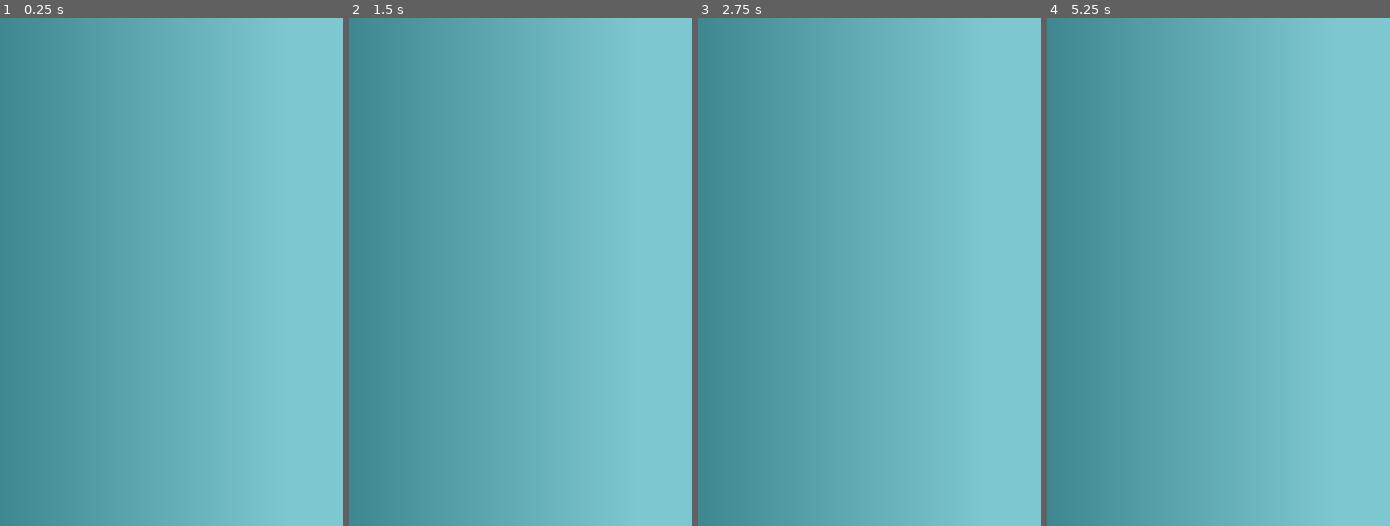
Above: before the commit, frames 1-4 (left to right).
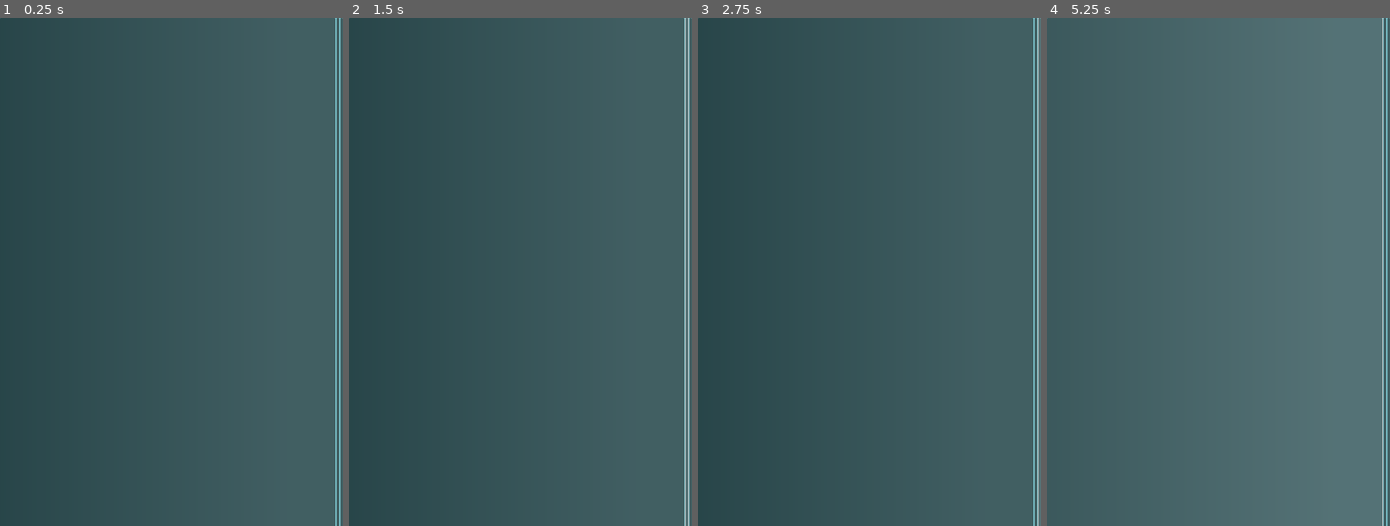
Above: after the commit, the same moments.

Repository: tyte103/coin-fill
Game: Godot game, scene res://Scenes/menu.tscn
The game is run twice, just before and just after one commit, with the same random seed, the same clock (stepped at 60 frames per second) and the same inputs. This scene is started directly instead of the project's main scene.
Inputs (mouse positions are in pixels of both pictures, inside the frame that each line leads up to; where the layout moved, square brackets give the same spot in the first picture):
- Up to frame 1 (0.25 s): no input
- Up to frame 2 (1.5 s): click (517, 322) [349, 322] at 0.5 s; click (688, 322) at 1.27 s
- Up to frame 3 (2.75 s): click (1040, 322) at 2.02 s
- Up to frame 4 (5.25 s): click (1215, 322) [1047, 322] at 2.75 s; click (1386, 322) at 3.52 s; click (1389, 322) at 4.27 s; click (1215, 322) [1047, 322] at 5 s

The runs differ from the first frame. In frame 1, 99% of the frame differs, in the area x 0-100%, y 0-100%; in frame 2, 100%; in frame 3, 99%; in frame 4, 99%.

Commit message:
buttonTest

Diff:
--- a/Scenes/menu.tscn
+++ b/Scenes/menu.tscn
@@ -15,6 +15,12 @@
 offset_right = 40.0
 offset_bottom = 40.0
 
+[node name="TextureRect" type="TextureRect" parent="Control"]
+layout_mode = 0
+offset_right = 1080.0
+offset_bottom = 1920.0
+texture = SubResource("GradientTexture1D_1rerr")
+
 [node name="HBoxContainer" type="HBoxContainer" parent="Control"]
 layout_mode = 1
 anchors_preset = -1
@@ -25,9 +31,10 @@
 
 [node name="Button" type="Button" parent="Control/HBoxContainer"]
 layout_mode = 2
+size_flags_horizontal = 3
 
-[node name="TextureRect" type="TextureRect" parent="Control"]
-layout_mode = 0
-offset_right = 1080.0
-offset_bottom = 1920.0
-texture = SubResource("GradientTexture1D_1rerr")
+[node name="Button2" type="Button" parent="Control/HBoxContainer"]
+layout_mode = 2
+
+[node name="Button3" type="Button" parent="Control/HBoxContainer"]
+layout_mode = 2
Not shown: 1 places in Scenes/menu.tscn that only renumber resources
